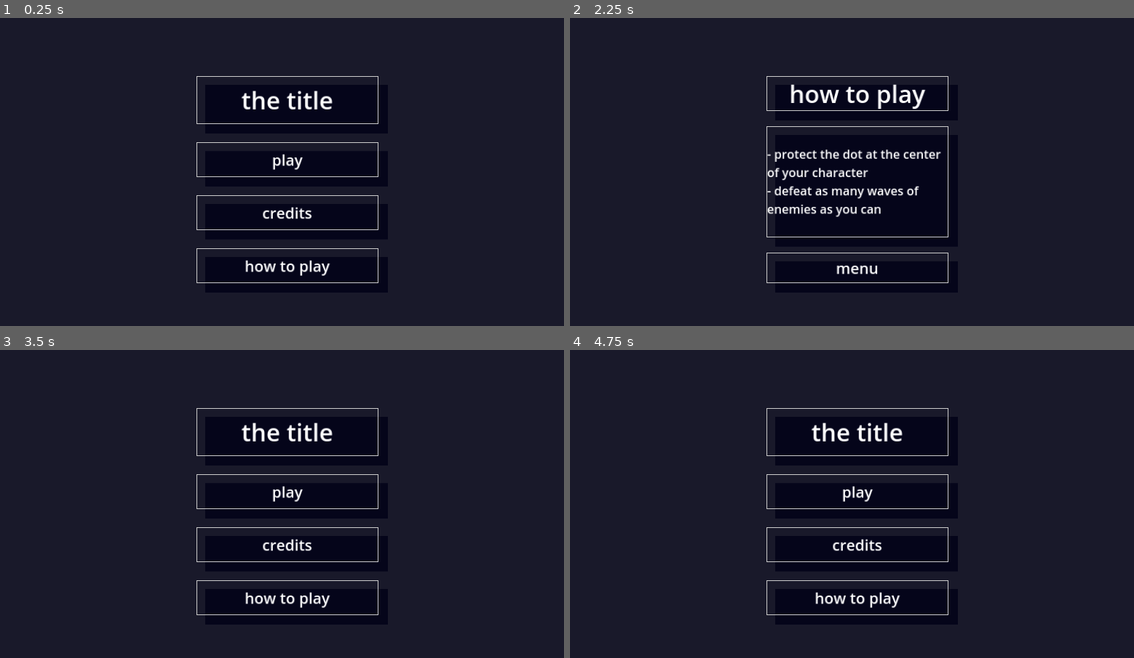
Above: before the commit, frames 1-4 (two rows, left to right).
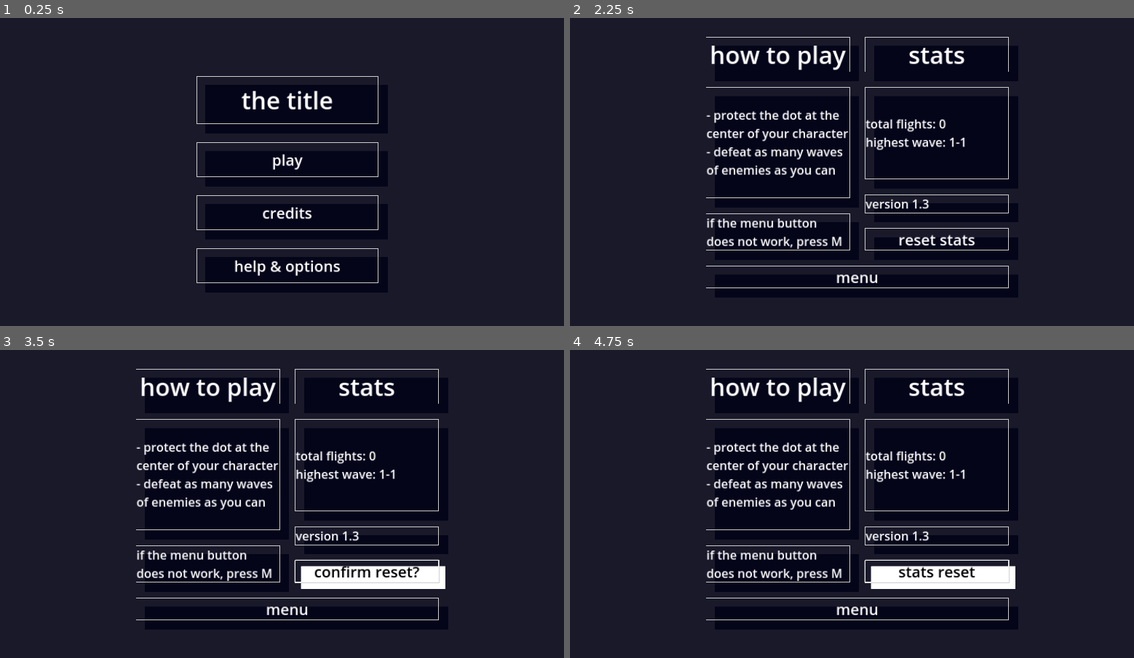
Above: after the commit, the same moments.

Repository: davis118/Toy-4
Game: Godot game, scene res://scenesScripts/main.tscn
The game is run twice, just before and just after one commit, with the same random seed, the same clock (stepped at 60 frames per second) and the same inputs.
Inputs (mouse positions are in pixels of both pictures, inside the frame that each line leads up to):
- Up to frame 1 (0.25 s): no input
- Up to frame 2 (2.25 s): click "credits" at 0.5 s; click "menu" at 1.25 s; click "how to play" (after the commit: "help & options") at 2 s
- Up to frame 3 (3.5 s): click "menu" (after the commit: "reset stats") at 2.75 s
- Up to frame 4 (4.75 s): click (936, 571) at 3.5 s, where only the run after the commit has a clickable "confirm reset?"; click (936, 571) at 4.25 s, where only the run after the commit has a clickable "stats reset"

The runs differ from the first frame. In frame 1, 0.5% of the frame differs, in the area x 41-61%, y 78-84%; in frame 2, 7.6%; in frame 3, 8.3%; in frame 4, 8.4%, in the area x 24-79%, y 6-88%.

Commit message:
jellyfish update
youre a jellyfish now ( i drew it

Diff:
--- a/toy4/project.godot
+++ b/toy4/project.godot
@@ -47,6 +47,11 @@
 "events": [Object(InputEventKey,"resource_local_to_scene":false,"resource_name":"","device":-1,"window_id":0,"alt_pressed":false,"shift_pressed":false,"ctrl_pressed":false,"meta_pressed":false,"pressed":false,"keycode":0,"physical_keycode":68,"key_label":0,"unicode":100,"echo":false,"script":null)
 ]
 }
+menu={
+"deadzone": 0.5,
+"events": [Object(InputEventKey,"resource_local_to_scene":false,"resource_name":"","device":-1,"window_id":0,"alt_pressed":false,"shift_pressed":false,"ctrl_pressed":false,"meta_pressed":false,"pressed":false,"keycode":0,"physical_keycode":77,"key_label":0,"unicode":109,"echo":false,"script":null)
+]
+}
 
 [layer_names]
 
--- a/toy4/scenesScripts/bus.gd
+++ b/toy4/scenesScripts/bus.gd
@@ -5,7 +5,7 @@
 
 signal died(posX,posY)
 
-signal mainMenu()
+signal mainmenu()
 
 signal clear()
 
--- a/toy4/scenesScripts/creditscreen.gd
+++ b/toy4/scenesScripts/creditscreen.gd
@@ -16,7 +16,7 @@
 	bus = $"/root/Main/bus"
 	bus.connect("start",close)
 	#print(get_signal_connection_list("start"))
-	bus.connect("mainMenu",close)
+	bus.connect("mainmenu",close)
 	bus.connect("credits",open)
 
 
--- a/toy4/scenesScripts/gameovergui.gd
+++ b/toy4/scenesScripts/gameovergui.gd
@@ -14,7 +14,7 @@
 	bus = $"/root/Main/bus"
 	bus.connect("died", exist)
 	bus.connect("start", stopExist)
-	bus.connect("mainMenu", stopExist)
+	bus.connect("mainmenu", stopExist)
 
 
 
--- a/toy4/scenesScripts/helpscreen.gd
+++ b/toy4/scenesScripts/helpscreen.gd
@@ -16,7 +16,7 @@
 	bus = $"/root/Main/bus"
 	bus.connect("start",close)
 	#print(get_signal_connection_list("start"))
-	bus.connect("mainMenu",close)
+	bus.connect("mainmenu",close)
 	bus.connect("credits",close)
 	bus.connect("help",open)
 
--- a/toy4/scenesScripts/ingamegui.gd
+++ b/toy4/scenesScripts/ingamegui.gd
@@ -16,7 +16,7 @@
 	bus = $"/root/Main/bus"
 	bus.connect("start",open)
 	#print(get_signal_connection_list("start"))
-	bus.connect("mainMenu",close)
+	bus.connect("mainmenu",close)
 	bus.connect("credits",close)
 	bus.connect("help",close)
 
--- a/toy4/scenesScripts/main.gd
+++ b/toy4/scenesScripts/main.gd
@@ -17,7 +17,42 @@
 
 var hdiff = 0
 var htype = 0
+var flights = 0
+
 var chilling = false
+
+#uncomment following for save capabilities
+func save():
+	var dict = {
+		"hdiff": hdiff,
+		"htype": htype,
+		"flights": flights
+	}
+	return dict
+
+func save_game():
+	var save_game = FileAccess.open("user://savegame.save", FileAccess.WRITE)
+		# JSON provides a static method to serialized JSON string.
+	var json_string = JSON.stringify(save())
+		# Store the save dictionary as a new line in the save file.
+	save_game.store_line(json_string)
+
+func load_game():
+	if not FileAccess.file_exists("user://savegame.save"):
+		return #who cares, no save
+	var save_game = FileAccess.open("user://savegame.save", FileAccess.READ)
+	while save_game.get_position() < save_game.get_length():
+		var json_string = save_game.get_line()
+		var json = JSON.new()
+		var parse_result = json.parse(json_string)
+		if not parse_result == OK:
+			print("JSON Parse Error: ", json.get_error_message(), " in ", json_string, " at line ", json.get_error_line())
+			continue
+		# Get the data from the JSON object
+		var data = json.get_data()
+		hdiff = data["hdiff"]
+		htype = data["htype"]
+		flights = data["flights"]
 
 func spawnEnemies(): #difficulty and type of wave
 	#difficulty increases number of enemies
@@ -116,20 +151,29 @@
 		#print(Vector2(r*cos(i),r*sin(i)))
 		#enemy.spawn(Vector2(r*cos(theta),r*sin(theta)),) #relative to center!!
 
-
+func updateStatsBox():
+		$"Canvas/helpscreen/Control/VBoxContainer/HBoxContainer/VBoxContainer2/statsbox".text = "\ntotal flights: "+str(flights)+"\nhighest wave: " + str(hdiff+1)+"-"+str(htype+1)+"\n\n"
 # Called when the node enters the scene tree for the first time.
 
 func over():
+	flights += 1
 	if diff * 5 + type + 1 > hdiff * 5 + htype + 1:
 		hdiff = diff
 		htype = type
-	$"Canvas/gameover/Control/VBoxContainer/stats".text = "you made it to wave: " + str(diff+1)+"-"+str(type+1) +"\n high score: " + str(hdiff+1)+"-"+str(htype+1)
+
+
+
+	$"Canvas/gameover/Control/VBoxContainer/stats".text = "you made it to wave: " + str(diff+1)+"-"+str(type+1) +"\n highest wave: " + str(hdiff+1)+"-"+str(htype+1)
+	save_game()
+	updateStatsBox()
 	playing = false
 
 func _ready():
 	bus = $"/root/Main/bus"
 	bus.connect("start", startGame)
 	bus.connect("died", over)
+	load_game()
+	updateStatsBox()
 
 
 # Called every frame. 'delta' is the elapsed time since the previous frame.
@@ -150,3 +194,32 @@
 func _on_chill_timer_timeout():
 	chilling = false
 	pass # Replace with function body.
+
+
+func _input(event):
+	if event.is_action_pressed("menu"):
+
+		if playing == false:
+			print("m")
+			bus.emit_signal("mainmenu")
+	pass
+
+func _on_resetstats_doit():
+	hdiff = 0
+	htype = 0
+	flights = 0
+	save_game()
+	updateStatsBox()
+	pass # Replace with function body.
+
+#
+#func _on_bus_main_menu():
+	#if playing == true:
+		#over();
+	#var plr = get_tree().get_first_node_in_group("player")
+	#
+	#
+	#if plr:
+		#print("a")
+		#plr.queue_free()
+	#pass # Replace with function body.
--- a/toy4/scenesScripts/main.tscn
+++ b/toy4/scenesScripts/main.tscn
@@ -10,6 +10,7 @@
 [ext_resource type="Script" path="res://scenesScripts/creditscreen.gd" id="6_ki58d"]
 [ext_resource type="Script" path="res://scenesScripts/playbutton.gd" id="7_bt81l"]
 [ext_resource type="Script" path="res://scenesScripts/helpscreen.gd" id="8_1v4nq"]
+[ext_resource type="Script" path="res://scenesScripts/resetstats.gd" id="9_l1xfj"]
 [ext_resource type="Script" path="res://scenesScripts/ingamegui.gd" id="9_ujwpq"]
 
 [sub_resource type="StyleBoxFlat" id="StyleBoxFlat_3eod5"]
@@ -39,6 +40,7 @@
 anchors_preset = 0
 offset_right = 1920.0
 offset_bottom = 1080.0
+mouse_filter = 2
 
 [node name="border" type="Panel" parent="backgroundGUI"]
 z_index = -10
@@ -54,6 +56,7 @@
 offset_bottom = 544.0
 grow_horizontal = 2
 grow_vertical = 2
+mouse_filter = 2
 theme_override_styles/panel = SubResource("StyleBoxFlat_3eod5")
 
 [node name="Canvas" type="CanvasLayer" parent="."]
@@ -136,7 +139,7 @@
 size_flags_vertical = 3
 theme = ExtResource("4_rs2ol")
 theme_override_font_sizes/font_size = 50
-text = "how to play
+text = "help & options
 "
 script = ExtResource("4_8dy6p")
 metadata/signal = "help"
@@ -215,7 +218,7 @@
 theme_override_font_sizes/font_size = 50
 text = "menu"
 script = ExtResource("7_bt81l")
-metadata/signal = "mainMenu"
+metadata/signal = "mainmenu"
 
 [node name="helpscreen" type="Control" parent="Canvas"]
 visible = false
@@ -242,35 +245,50 @@
 
 [node name="Control" type="Control" parent="Canvas/helpscreen"]
 layout_mode = 1
-anchor_left = 0.34375
-anchor_top = 0.235185
-anchor_right = 0.65625
-anchor_bottom = 0.87037
-offset_bottom = -1.90735e-05
+anchors_preset = 8
+anchor_left = 0.5
+anchor_top = 0.5
+anchor_right = 0.5
+anchor_bottom = 0.5
 grow_horizontal = 2
 grow_vertical = 2
 size_flags_horizontal = 4
 size_flags_vertical = 4
-metadata/_edit_use_anchors_ = true
 
 [node name="VBoxContainer" type="VBoxContainer" parent="Canvas/helpscreen/Control"]
 layout_mode = 1
-anchors_preset = 15
-anchor_right = 1.0
-anchor_bottom = 1.0
-grow_horizontal = 2
-grow_vertical = 2
-theme_override_constants/separation = 50
-
-[node name="Label" type="Label" parent="Canvas/helpscreen/Control/VBoxContainer"]
+anchors_preset = 8
+anchor_left = 0.5
+anchor_top = 0.5
+anchor_right = 0.5
+anchor_bottom = 0.5
+offset_left = -500.0
+offset_top = -400.0
+offset_right = 500.0
+offset_bottom = 400.0
+grow_horizontal = 2
+grow_vertical = 2
+theme_override_constants/separation = 50
+
+[node name="HBoxContainer" type="HBoxContainer" parent="Canvas/helpscreen/Control/VBoxContainer"]
+layout_mode = 2
+theme_override_constants/separation = 50
+
+[node name="VBoxContainer" type="VBoxContainer" parent="Canvas/helpscreen/Control/VBoxContainer/HBoxContainer"]
+layout_mode = 2
+size_flags_horizontal = 3
+theme_override_constants/separation = 50
+
+[node name="Label" type="Label" parent="Canvas/helpscreen/Control/VBoxContainer/HBoxContainer/VBoxContainer"]
 layout_mode = 2
 theme = ExtResource("4_rs2ol")
 theme_override_font_sizes/font_size = 80
 text = "how to play"
 horizontal_alignment = 1
 
-[node name="Label2" type="Label" parent="Canvas/helpscreen/Control/VBoxContainer"]
-layout_mode = 2
+[node name="Label2" type="Label" parent="Canvas/helpscreen/Control/VBoxContainer/HBoxContainer/VBoxContainer"]
+layout_mode = 2
+size_flags_vertical = 3
 theme = ExtResource("4_rs2ol")
 theme_override_font_sizes/font_size = 40
 text = "
@@ -278,7 +296,52 @@
 - defeat as many waves of enemies as you can
 
 "
+vertical_alignment = 1
 autowrap_mode = 2
+
+[node name="menuhelp" type="Label" parent="Canvas/helpscreen/Control/VBoxContainer/HBoxContainer/VBoxContainer"]
+layout_mode = 2
+theme = ExtResource("4_rs2ol")
+theme_override_font_sizes/font_size = 40
+text = "if the menu button does not work, press M"
+autowrap_mode = 2
+
+[node name="VBoxContainer2" type="VBoxContainer" parent="Canvas/helpscreen/Control/VBoxContainer/HBoxContainer"]
+layout_mode = 2
+size_flags_horizontal = 3
+theme_override_constants/separation = 50
+
+[node name="Label" type="Label" parent="Canvas/helpscreen/Control/VBoxContainer/HBoxContainer/VBoxContainer2"]
+layout_mode = 2
+theme = ExtResource("4_rs2ol")
+theme_override_font_sizes/font_size = 80
+text = "stats"
+horizontal_alignment = 1
+
+[node name="statsbox" type="Label" parent="Canvas/helpscreen/Control/VBoxContainer/HBoxContainer/VBoxContainer2"]
+layout_mode = 2
+size_flags_vertical = 3
+theme = ExtResource("4_rs2ol")
+theme_override_font_sizes/font_size = 40
+text = "total flights:
+highest wave:"
+vertical_alignment = 1
+autowrap_mode = 2
+
+[node name="vers" type="Label" parent="Canvas/helpscreen/Control/VBoxContainer/HBoxContainer/VBoxContainer2"]
+layout_mode = 2
+theme = ExtResource("4_rs2ol")
+theme_override_font_sizes/font_size = 40
+text = "version 1.3"
+autowrap_mode = 2
+
+[node name="resetstats" type="Button" parent="Canvas/helpscreen/Control/VBoxContainer/HBoxContainer/VBoxContainer2"]
+layout_mode = 2
+theme = ExtResource("4_rs2ol")
+theme_override_font_sizes/font_size = 50
+text = "reset stats"
+script = ExtResource("9_l1xfj")
+metadata/signal = "mainMenu"
 
 [node name="menu" type="Button" parent="Canvas/helpscreen/Control/VBoxContainer"]
 layout_mode = 2
@@ -287,7 +350,7 @@
 theme_override_font_sizes/font_size = 50
 text = "menu"
 script = ExtResource("7_bt81l")
-metadata/signal = "mainMenu"
+metadata/signal = "mainmenu"
 
 [node name="ingamegui" type="Control" parent="Canvas"]
 visible = false
@@ -399,7 +462,7 @@
 theme_override_font_sizes/font_size = 50
 text = "menu"
 script = ExtResource("7_bt81l")
-metadata/signal = "mainMenu"
+metadata/signal = "mainmenu"
 
 [node name="bus" type="Node" parent="."]
 script = ExtResource("5_t0g5c")
@@ -416,6 +479,9 @@
 [connection signal="pressed" from="Canvas/mainmenu/Control/VBoxContainer/credits" to="Canvas/mainmenu/Control/VBoxContainer/credits" method="_on_pressed"]
 [connection signal="pressed" from="Canvas/mainmenu/Control/VBoxContainer/how to play" to="Canvas/mainmenu/Control/VBoxContainer/how to play" method="_on_pressed"]
 [connection signal="pressed" from="Canvas/creditscreen/Control/VBoxContainer/menu" to="Canvas/creditscreen/Control/VBoxContainer/menu" method="_on_pressed"]
+[connection signal="doit" from="Canvas/helpscreen/Control/VBoxContainer/HBoxContainer/VBoxContainer2/resetstats" to="." method="_on_resetstats_doit"]
+[connection signal="pressed" from="Canvas/helpscreen/Control/VBoxContainer/HBoxContainer/VBoxContainer2/resetstats" to="Canvas/helpscreen/Control/VBoxContainer/HBoxContainer/VBoxContainer2/resetstats" method="_on_pressed"]
+[connection signal="visibility_changed" from="Canvas/helpscreen/Control/VBoxContainer/HBoxContainer/VBoxContainer2/resetstats" to="Canvas/helpscreen/Control/VBoxContainer/HBoxContainer/VBoxContainer2/resetstats" method="_on_visibility_changed"]
 [connection signal="pressed" from="Canvas/helpscreen/Control/VBoxContainer/menu" to="Canvas/helpscreen/Control/VBoxContainer/menu" method="_on_pressed"]
 [connection signal="pressed" from="Canvas/gameover/Control/VBoxContainer/retry" to="Canvas/gameover/Control/VBoxContainer/retry" method="_on_pressed"]
 [connection signal="pressed" from="Canvas/gameover/Control/VBoxContainer/menu" to="Canvas/gameover/Control/VBoxContainer/menu" method="_on_pressed"]
--- a/toy4/scenesScripts/mainmenu.gd
+++ b/toy4/scenesScripts/mainmenu.gd
@@ -16,7 +16,7 @@
 	bus = $"/root/Main/bus"
 	bus.connect("start",close)
 	#print(get_signal_connection_list("start"))
-	bus.connect("mainMenu",open)
+	bus.connect("mainmenu",open)
 	bus.connect("credits",close)
 	bus.connect("help",close)
 
--- a/toy4/scenesScripts/player.gd
+++ b/toy4/scenesScripts/player.gd
@@ -1,7 +1,7 @@
 extends CharacterBody2D
 
 
-const SPEED = 300.0
+const SPEED = 500
 const JUMP_VELOCITY = -400.0
 
 var missileSc = preload("res://scenesScripts/missile.tscn")
@@ -9,6 +9,8 @@
 var attacks
 var misSpeed = 400
 var bus
+var visSprite
+var current = 0 #current animation. -1 for back, 0 stop, 1 for
 
 func clear():
 	var part = expl.instantiate()
@@ -20,6 +22,8 @@
 	attacks = $"/root/Main/playerAttacks"
 	bus = $"/root/Main/bus"
 	bus.connect("clear",clear)
+	visSprite = $VisualSprite
+	visSprite.play("default")
 func _physics_process(delta):
 
 	# Get the input direction and handle the movement/deceleration.
@@ -29,6 +33,15 @@
 		velocity = direction * SPEED
 	else:
 		velocity = Vector2(0,0)
+	if velocity.x < 0 and current != -1:
+		current = -1
+		visSprite.play("backward")
+	else: if velocity.x > 0 and current != 1:
+		current = 1
+		visSprite.play("forward")
+	else: if velocity.x == 0 and current != 0:
+		current = 0
+		visSprite.play("default")
 
 
 	move_and_slide()
--- a/toy4/scenesScripts/player.tscn
+++ b/toy4/scenesScripts/player.tscn
@@ -1,8 +1,13 @@
-[gd_scene load_steps=7 format=3 uid="uid://cujevgx4bmemi"]
+[gd_scene load_steps=12 format=3 uid="uid://cujevgx4bmemi"]
 
 [ext_resource type="Script" path="res://scenesScripts/player.gd" id="1_jx8cd"]
 [ext_resource type="Texture2D" uid="uid://c3ix0ac0471q0" path="res://resources/11png.png" id="2_tkmoc"]
-[ext_resource type="Texture2D" uid="uid://biyhqy3r2nlqy" path="res://resources/squarehollow.png" id="3_4ij31"]
+[ext_resource type="Texture2D" uid="uid://d4khx7lcuoan8" path="res://resources/n1.png" id="3_krs72"]
+[ext_resource type="Texture2D" uid="uid://cuyd53cswgq3t" path="res://resources/b1.png" id="3_ulnjv"]
+[ext_resource type="Texture2D" uid="uid://brhpahqxqbrnl" path="res://resources/n2.png" id="4_6uc0f"]
+[ext_resource type="Texture2D" uid="uid://d0yy0dgyr2k4o" path="res://resources/b2.png" id="4_kflo0"]
+[ext_resource type="Texture2D" uid="uid://b1lpw6ly31nrg" path="res://resources/f1.png" id="7_2r5fq"]
+[ext_resource type="Texture2D" uid="uid://dk2p2oc3o0ohx" path="res://resources/f2.png" id="8_b0051"]
 
 [sub_resource type="SpriteFrames" id="SpriteFrames_76ybn"]
 animations = [{
@@ -19,11 +24,51 @@
 animations = [{
 "frames": [{
 "duration": 1.0,
-"texture": ExtResource("3_4ij31")
+"texture": ExtResource("3_ulnjv")
+}, {
+"duration": 1.0,
+"texture": ExtResource("4_kflo0")
+}],
+"loop": true,
+"name": &"backward",
+"speed": 8.0
+}, {
+"frames": [{
+"duration": 1.0,
+"texture": ExtResource("3_krs72")
+}, {
+"duration": 1.0,
+"texture": ExtResource("4_6uc0f")
 }],
 "loop": true,
 "name": &"default",
-"speed": 5.0
+"speed": 8.0
+}, {
+"frames": [{
+"duration": 1.0,
+"texture": ExtResource("7_2r5fq")
+}, {
+"duration": 1.0,
+"texture": ExtResource("8_b0051")
+}, {
+"duration": 1.0,
+"texture": ExtResource("3_krs72")
+}, {
+"duration": 1.0,
+"texture": ExtResource("4_6uc0f")
+}, {
+"duration": 1.0,
+"texture": ExtResource("3_krs72")
+}, {
+"duration": 1.0,
+"texture": ExtResource("4_6uc0f")
+}, {
+"duration": 1.0,
+"texture": ExtResource("3_ulnjv")
+}],
+"loop": true,
+"name": &"forward",
+"speed": 8.0
 }]
 
 [sub_resource type="RectangleShape2D" id="RectangleShape2D_5k7wu"]
@@ -41,15 +86,14 @@
 sprite_frames = SubResource("SpriteFrames_76ybn")
 
 [node name="VisualSprite" type="AnimatedSprite2D" parent="."]
-rotation = 0.785398
-scale = Vector2(0.1, 0.1)
+scale = Vector2(0.3, 0.3)
 sprite_frames = SubResource("SpriteFrames_mt6t0")
 
 [node name="attack" type="Timer" parent="."]
 wait_time = 2.0
 autostart = true
 
-[node name="fastAttack" type="Timer" parent="."]
+[node name="fastAttack" type="Timer" parent="." groups=["player"]]
 wait_time = 0.3
 autostart = true
 
--- /dev/null
+++ b/toy4/scenesScripts/resetstats.gd
@@ -0,0 +1,30 @@
+extends Button
+
+signal doit
+var conf = false
+
+# Called when the node enters the scene tree for the first time.
+func _ready():
+	pass # Replace with function body.
+
+
+# Called every frame. 'delta' is the elapsed time since the previous frame.
+func _process(delta):
+	pass
+
+
+func _on_pressed():
+	if conf == true:
+		text = "stats reset"
+		emit_signal("doit")
+		pass
+	else:
+		text = "confirm reset?"
+		conf = true
+		pass
+
+
+func _on_visibility_changed():
+	text = "reset stats"
+	conf = false
+	pass # Replace with function body.
Binary file added: toy4/resources/b1.png
Not shown, added: toy4/resources/b1.png.import
Binary file added: toy4/resources/b2.png
Not shown, added: toy4/resources/b2.png.import
Binary file added: toy4/resources/f1.png
Not shown, added: toy4/resources/f1.png.import
Binary file added: toy4/resources/f2.png
Not shown, added: toy4/resources/f2.png.import
Binary file added: toy4/resources/n1.png
Not shown, added: toy4/resources/n1.png.import
Binary file added: toy4/resources/n2.png
Not shown, added: toy4/resources/n2.png.import
(and 2 more such lines)
